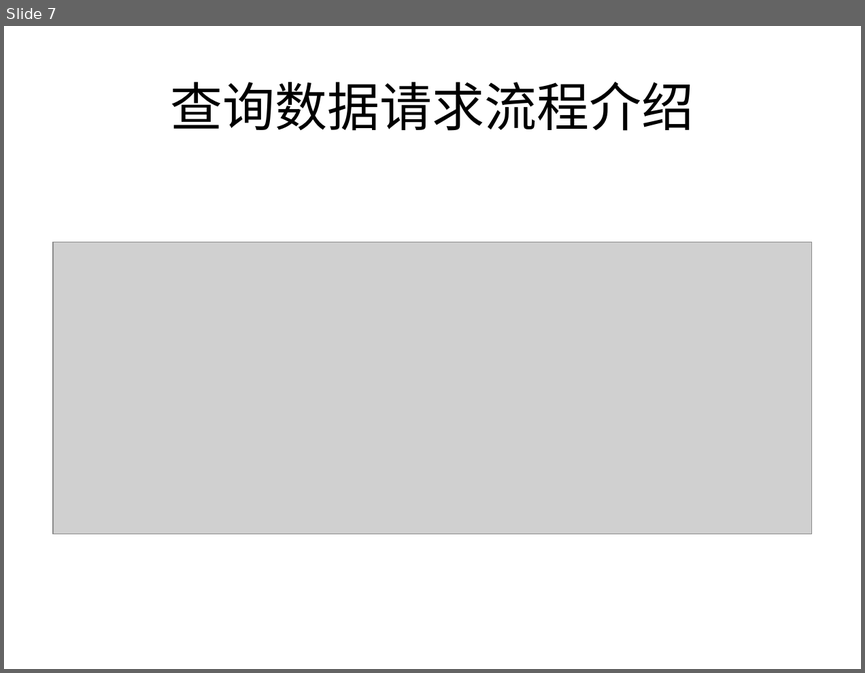
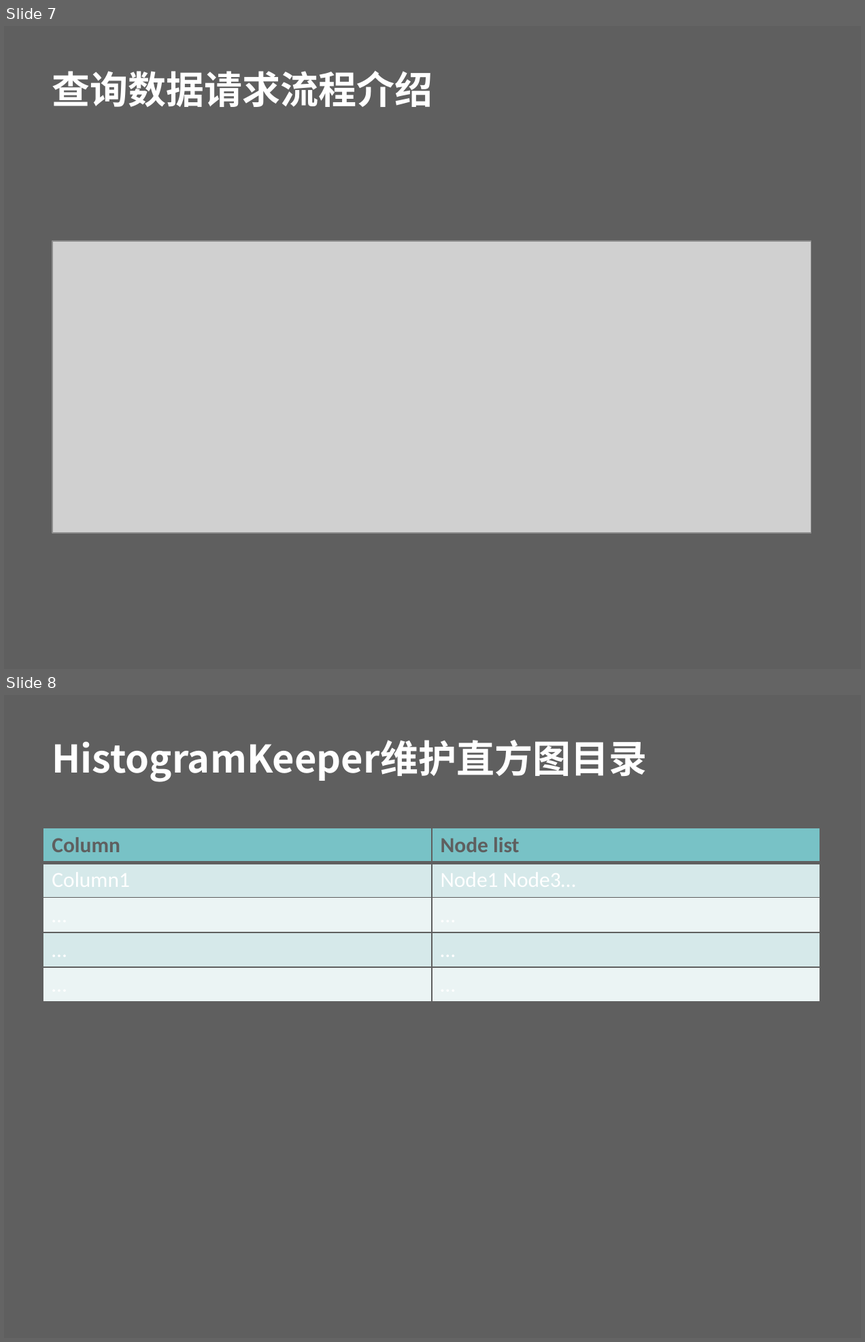
Before and after one commit to beautifulSoup/GraduateDesign, a slide deck: Impala直方图模块设计.pptx. Shown one above the other, each under a label of ours: slide 7 before the commit, slides 7 and 8 after it. The pictures are 865x673 and 865x1342 pixels, drawn with LibreOffice and Linux fonts; fonts in the diff are those of the drawing; grey boxes stand for pictures; background and template pictures are left out. Boxes give left, top, right and bottom in pixels: in the first picture for what was removed or moved away, otherwise in the second. Text is boxed around its words. In the diff, an @@ line names an element or a change of style, - is before the commit and + after.

```diff
--- a/Impala直方图模块设计.pptx
+++ b/Impala直方图模块设计.pptx
@@ slide 8 added at bbox=[4, 695, 861, 1338], background picture (left out) @@
@@ title added at bbox=[52, 740, 647, 782], 32 pt, text #FFFFFF, bold @@
+HistogramKeeper维护直方图目录
@@ table added at bbox=[43, 828, 820, 1002], 5 rows, 2 columns @@
+Column | Node list
+Column1 | Node1 Node3…
+… | …
+… | …
+… | …
@@ slide 7 changed as well @@
@@ background #FFFFFF to picture (left out) @@
@@ title "查询数据请求流程介绍": place and size @@
-title "查询数据请求流程介绍" at bbox=[171, 82, 694, 131]
+title "查询数据请求流程介绍" at bbox=[52, 71, 432, 107]
@@ title "查询数据请求流程介绍" at bbox=[52, 71, 432, 107]: size 44 to 32 pt, font Calibri to Noto Sans CJK SC, text colour #000000 to #FFFFFF, bold on; alignment centre to left; line spacing 1 to 0.9; vertical alignment middle to bottom @@
```
Also in this commit, not shown: 5 other slides changed, 3 other slides added, 1 slide removed, 14 other files.
